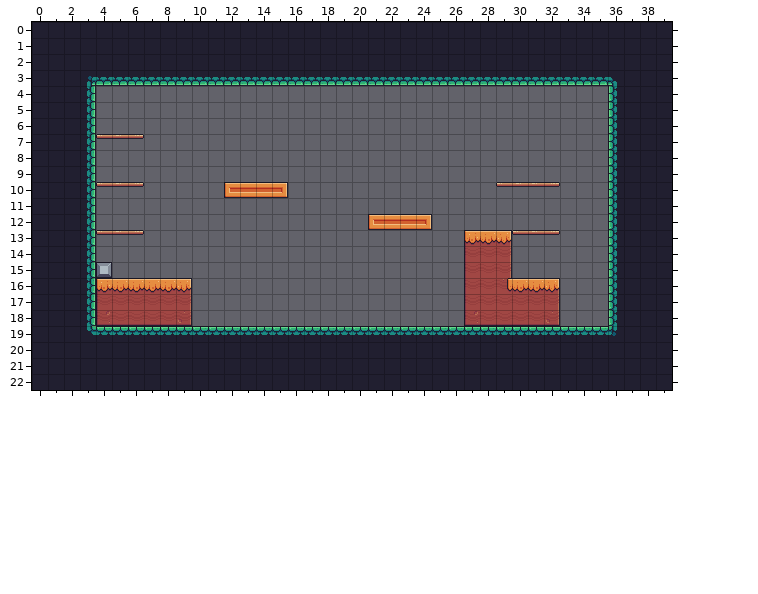
One commit to this Tiled map: assets/tiles/Level-01.tmx. The picture above is the old version.
Cells are 16x16 px. Shown: x 0..39, y 0..22.
After:
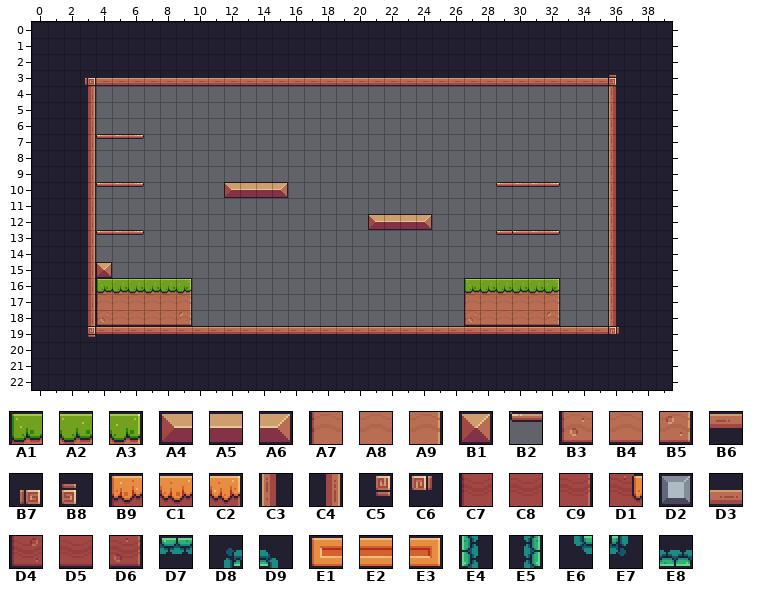
Key: from "Pixel Adventure": A1 6, A2 7, A3 8, A4 12, A5 13, A6 14, A7 28, A8 29, A9 30, B1 34, B2 39, B3 50, B4 51, B5 52, B6 89, B7 91, B8 92, B9 94, C1 95, C2 96, C3 110, C4 112, C5 113, C6 114, C7 116, C8 117, C9 118, D1 119, D2 122, D3 133, D4 138, D5 139, D6 140, D7 177, D8 179, D9 180, E1 188, E2 189, E3 190, E4 198, E5 200, E6 201, E7 202, E8 221.
__ is an empty cell.
What changed:
Layer "Background":
y 3: x 3..36 D8 E8 E8 E8 E8 E8 E8 E8 E8 E8 E8 E8 E8 E8 E8 E8 E8 E8 E8 E8 E8 E8 E8 E8 E8 E8 E8 E8 E8 E8 E8 E8 E8 D9 -> B7 D3 D3 D3 D3 D3 D3 D3 D3 D3 D3 D3 D3 D3 D3 D3 D3 D3 D3 D3 D3 D3 D3 D3 D3 D3 D3 D3 D3 D3 D3 D3 D3 B8
y 4..9: x 3 E5 -> C4; x 36 E4 -> C3
y 10: x 3 E5 -> C4; x 12..15 E1 E2 E2 E3 -> A4 A5 A5 A6; x 36 E4 -> C3
y 11: x 3 E5 -> C4; x 36 E4 -> C3
y 12: x 3 E5 -> C4; x 21..24 E1 E2 E2 E3 -> A4 A5 A5 A6; x 36 E4 -> C3
y 13: x 3 E5 -> C4; x 27..29 B9 C1 C2 -> __ __ B2; x 36 E4 -> C3
y 14: x 3 E5 -> C4; x 27..29 C7 C8 C9 -> __ __ __; x 36 E4 -> C3
y 15: x 3..4 E5 D2 -> C4 B1; x 27..29 C7 C8 C9 -> __ __ __; x 36 E4 -> C3
y 16: x 3..9 E5 B9 C1 C1 C1 C1 C2 -> C4 A1 A2 A2 A2 A2 A3; x 27..32 C7 C8 D1 C1 C1 C2 -> A1 A2 A2 A2 A2 A3; x 36 E4 -> C3
y 17: x 3..9 E5 C7 C8 C8 C8 C8 C9 -> C4 A7 A8 A8 A8 A8 A9; x 27..32 C7 C8 C8 C8 C8 C9 -> A7 A8 A8 A8 A8 A9; x 36 E4 -> C3
y 18: x 3..9 E5 D4 D5 D5 D5 D5 D6 -> C4 B3 B4 B4 B4 B4 B5; x 27..32 D4 D5 D5 D5 D5 D6 -> B3 B4 B4 B4 B4 B5; x 36 E4 -> C3
y 19: x 3..36 E6 D7 D7 D7 D7 D7 D7 D7 D7 D7 D7 D7 D7 D7 D7 D7 D7 D7 D7 D7 D7 D7 D7 D7 D7 D7 D7 D7 D7 D7 D7 D7 D7 E7 -> C5 B6 B6 B6 B6 B6 B6 B6 B6 B6 B6 B6 B6 B6 B6 B6 B6 B6 B6 B6 B6 B6 B6 B6 B6 B6 B6 B6 B6 B6 B6 B6 B6 C6
Where, in picture pixels (left, top, right, bottom), the same in both pictures:
changed: (85, 75, 619, 337)
